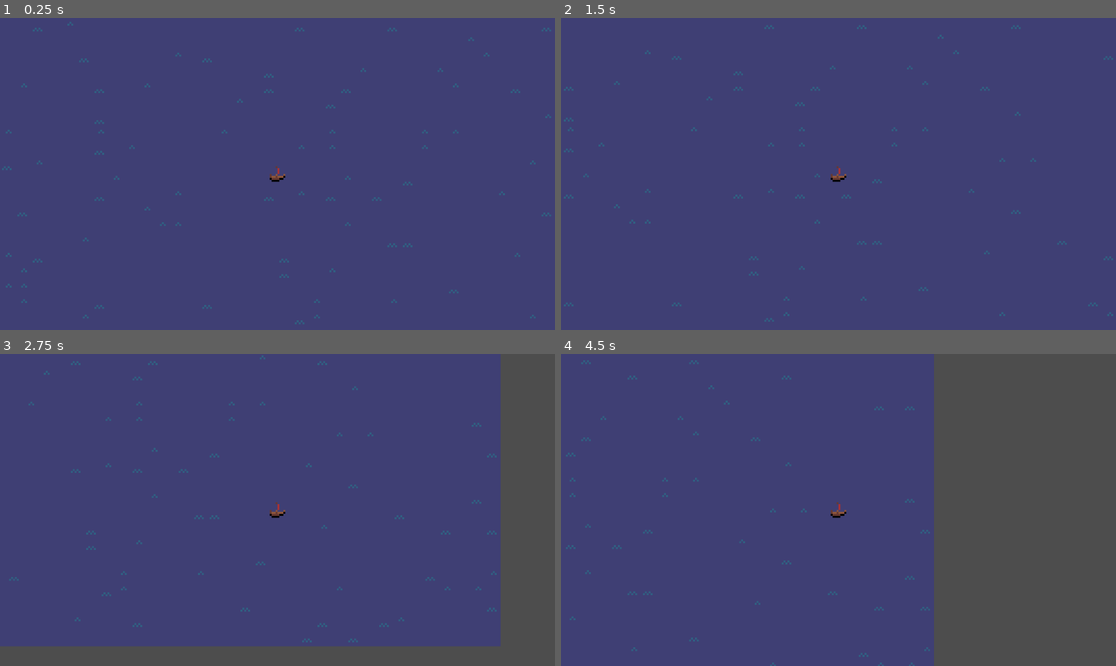
Above: before the commit, frames 1-4 (two rows, left to right).
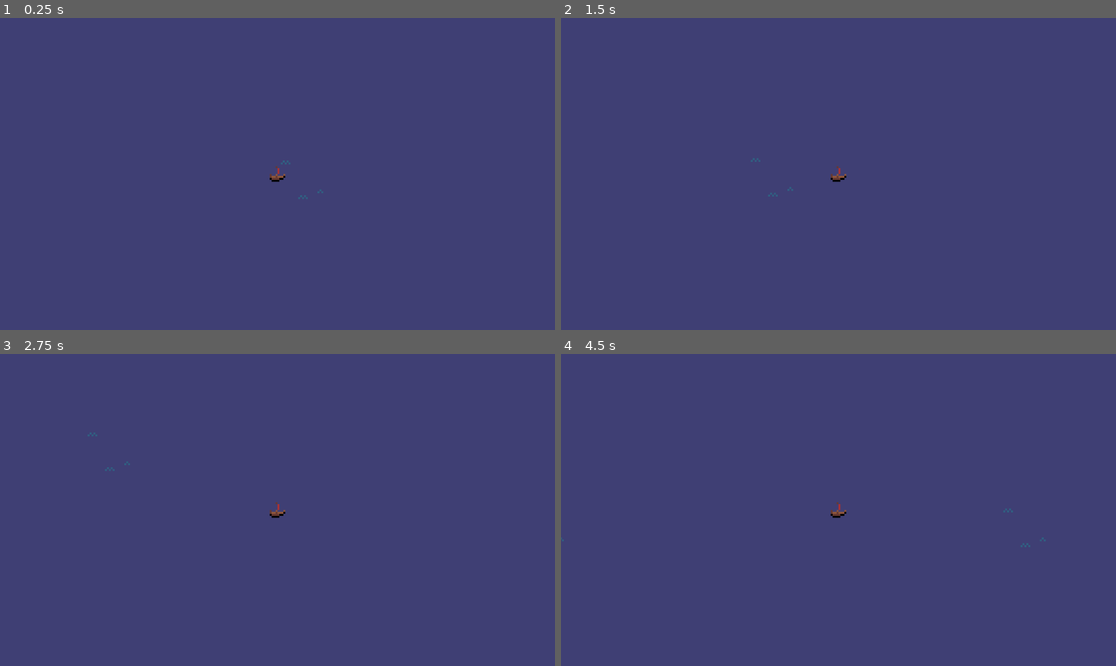
Above: after the commit, the same moments.

Repository: ccsf-cs-club/-spring2024-boat-game
Game: Godot game, scene res://main.tscn
Same seed, same stepped clock (60 frames per second), same inputs: the game is played once before the commit and once after it.
Inputs:
- Up to frame 1 (0.25 s): no input
- Up to frame 2 (1.5 s): tap Enter at 0.5 s; hold D (right) 0.53-1.28 s; hold S (down) from 1.28 s (still down)
- Up to frame 3 (2.75 s): release S (down) at 2.03 s; hold D (right) from 2.03 s (still down)
- Up to frame 4 (4.5 s): release D (right) at 2.78 s; hold W (up) 2.78-3.53 s; hold A (left) from 3.53 s (still down)

The runs differ from the first frame. In frame 1, 0.5% of the frame differs, in the area x 0-100%, y 1-99%; in frame 2, 0.5%; in frame 3, 16%; in frame 4, 33%, in the area x 0-100%, y 0-100%.

Commit message:
paralaxV1
trash, needs fixing, add the whole tileset

Diff:
--- /dev/null
+++ b/background.gd
@@ -0,0 +1,13 @@
+extends ParallaxBackground
+
+
+
+# Called when the node enters the scene tree for the first time.
+func _ready():
+	pass # Replace with function body.
+
+
+# Called every frame. 'delta' is the elapsed time since the previous frame.
+func _process(delta):
+	scroll_offset.x -= 40*delta
+	pass
--- /dev/null
+++ b/background.tscn
@@ -0,0 +1,25 @@
+[gd_scene load_steps=5 format=3 uid="uid://7jqkg0dp81na"]
+
+[ext_resource type="Texture2D" uid="uid://jukqmtrpv86p" path="res://modules/world/waterTileSheet.png" id="1_ibq2k"]
+[ext_resource type="Script" path="res://background.gd" id="1_jafxt"]
+[ext_resource type="Texture2D" uid="uid://bfx32j71i5tq4" path="res://modules/back.png" id="2_xf4gp"]
+[ext_resource type="Texture2D" uid="uid://bjvr84msju67x" path="res://modules/world/sprite8x8_waterWave1.png" id="3_w6v8j"]
+
+[node name="ParallaxBackground" type="ParallaxBackground"]
+script = ExtResource("1_jafxt")
+
+[node name="Sprite2D" type="Sprite2D" parent="."]
+position = Vector2(538, 310)
+scale = Vector2(2.556, 1.392)
+texture = ExtResource("2_xf4gp")
+
+[node name="ParallaxLayer" type="ParallaxLayer" parent="."]
+motion_mirroring = Vector2(250, 250)
+
+[node name="Sprite2D" type="Sprite2D" parent="ParallaxLayer"]
+position = Vector2(5, -7)
+texture = ExtResource("3_w6v8j")
+
+[node name="Sprite2D2" type="Sprite2D" parent="ParallaxLayer"]
+position = Vector2(14, 11)
+texture = ExtResource("1_ibq2k")
--- /dev/null
+++ b/modules/character/Background.gd
@@ -0,0 +1,24 @@
+extends Node2D
+
+# layer 1
+
+@export var layer = 1
+
+@onready var player = $"../../CharacterBody2D"
+@export var speed_offset = 0.1
+var pos_offset : Vector2
+@export var tile_size = 10
+
+
+func _ready():
+	pos_offset = position
+
+	pass # Replace with function body.
+
+
+# Called every frame. 'delta' is the elapsed time since the previous frame.
+func _process(delta):
+	position = player.position * layer * speed_offset
+	if position.x - player.position.x > tile_size:
+		pos_offset.x -= (tile_size*2);
+	pass
--- /dev/null
+++ b/modules/character/ParalladxLayer.gd
@@ -0,0 +1,12 @@
+extends ParallaxBackground
+
+# Called when the node enters the scene tree for the first time.
+func _ready():
+	pass # Replace with function body.
+
+var scroll_speed = 100  # Adjust this value as per your requirement
+
+# Called every frame. 'delta' is the elapsed time since the previous frame.
+func _process(delta):
+
+	pass
--- a/modules/character/character.tscn
+++ b/modules/character/character.tscn
@@ -1,6 +1,7 @@
-[gd_scene load_steps=4 format=3 uid="uid://ywhxryfusu4k"]
+[gd_scene load_steps=5 format=3 uid="uid://ywhxryfusu4k"]
 
 [ext_resource type="Texture2D" uid="uid://0pg8bgeg0k16" path="res://modules/character/sprite8x8_boat.png" id="1_dhiru"]
+[ext_resource type="PackedScene" uid="uid://7jqkg0dp81na" path="res://background.tscn" id="1_i0x33"]
 [ext_resource type="Script" path="res://modules/character/character.gd" id="2_os1ox"]
 
 [sub_resource type="RectangleShape2D" id="RectangleShape2D_teu0x"]
@@ -19,3 +20,5 @@
 
 [node name="Camera2D" type="Camera2D" parent="CharacterBody2D"]
 zoom = Vector2(4, 4)
+
+[node name="ParallaxBackground" parent="CharacterBody2D" instance=ExtResource("1_i0x33")]
--- a/modules/world/world.tscn
+++ b/modules/world/world.tscn
@@ -1,17 +1,7 @@
-[gd_scene load_steps=4 format=3 uid="uid://be0drgbe0veus"]
-
-[ext_resource type="Texture2D" uid="uid://jukqmtrpv86p" path="res://modules/world/waterTileSheet.png" id="1_s7ijj"]
-
-[sub_resource type="TileSetAtlasSource" id="TileSetAtlasSource_uxyh5"]
-texture = ExtResource("1_s7ijj")
-texture_region_size = Vector2i(8, 8)
-0:0/0 = 0
-1:0/0 = 0
-2:0/0 = 0
+[gd_scene load_steps=2 format=3 uid="uid://be0drgbe0veus"]
 
 [sub_resource type="TileSet" id="TileSet_omp5p"]
 tile_size = Vector2i(8, 8)
-sources/0 = SubResource("TileSetAtlasSource_uxyh5")
 
 [node name="World" type="Node2D"]
 
Binary file added: modules/back.png
Not shown, added: modules/back.png.import
